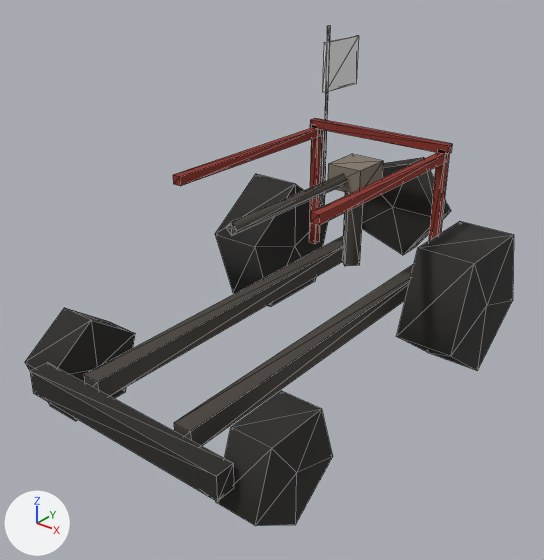
Renders of the glTF model assets/dist/raider_vehicle_buggy/lod2.glb from each side of a commit.
The view is the same before and after, from a 50 mm camera at (3.12, -4.12, 3.35) aimed at (-0.02, -0.19, 0.91). Lighting does not change. The marker at lower left points along +X, +Y and +Z. The picture after the commit comes second. Mesh edges are drawn as thin lines. Vertices at exactly the same position are counted once.

Objects in the first picture: 'raider_vehicle_buggy'.
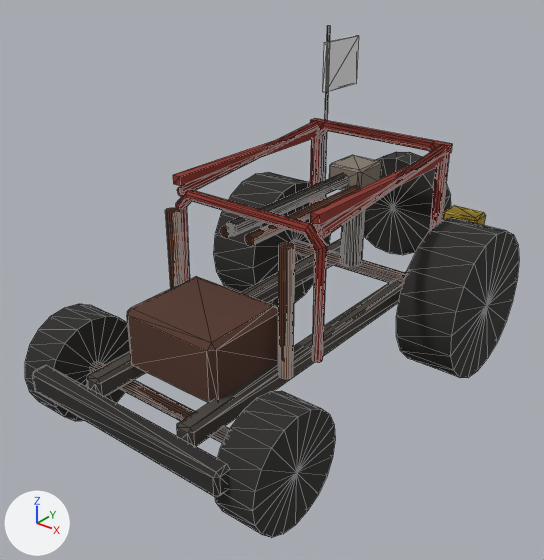
What differs and where, as boxes (x1, y1, x2, y2) in the pictures (544 x 560 px):
'raider_vehicle_buggy', reshaped: before (25, 26, 514, 526); after (25, 25, 519, 538)
part 1 of me_raider_vehicle_buggy, added: after (292, 240, 406, 283)
part 2 of me_raider_vehicle_buggy, added: after (92, 362, 230, 443)
part 3 of me_raider_vehicle_buggy, added: after (278, 242, 295, 379)
part 4 of me_raider_vehicle_buggy, added: after (165, 208, 184, 289)
part 5 of me_raider_vehicle_buggy, added: after (220, 226, 231, 238)
part 6 of me_raider_vehicle_buggy, added: after (245, 186, 360, 246)
part 7 of me_raider_vehicle_buggy, rebuilt (10% shorter): before (328, 154, 383, 193); after (329, 155, 382, 190)
part 8 of me_raider_vehicle_buggy, rebuilt: before (30, 362, 234, 502); after (33, 365, 229, 497)
part 9 of me_raider_vehicle_buggy, rebuilt: before (174, 264, 414, 446); after (177, 271, 407, 446)
part 10 of me_raider_vehicle_buggy, rebuilt (mostly hidden afterwards): before (84, 236, 343, 396); after (87, 239, 341, 396)
part 11 of me_raider_vehicle_buggy, added: after (312, 125, 447, 229)
part 12 of me_raider_vehicle_buggy, added: after (176, 189, 327, 363)
part 13 of me_raider_vehicle_buggy, added (brown): after (127, 276, 278, 403)
part 14 of me_raider_vehicle_buggy, added (yellow): after (443, 206, 486, 225)
part 15 of me_raider_vehicle_buggy, added: after (317, 146, 446, 238)
part 16 of me_raider_vehicle_buggy, added: after (177, 121, 318, 197)
part 17 of me_raider_vehicle_buggy, added: after (213, 25, 519, 378)
part 18 of me_raider_vehicle_buggy, added (black): after (215, 391, 335, 538)
part 19 of me_raider_vehicle_buggy, added (black): after (25, 304, 130, 421)

The change, as a list of edits to the scene's bpy script:
```text
Change me_raider_vehicle_buggy:
    remove me_raider_vehicle_buggy.from_pydata(...)  # 168 vertices, 264 faces; spans x -1.17..1.17, y -1.77..1.85, z 0.0..2.5
    add me_raider_vehicle_buggy.from_pydata(...)  # 918 vertices, 1716 faces; spans x -1.17..1.17, y -1.77..1.85, z 0.0..2.5
    me_raider_vehicle_buggy part 1: a new loose piece, a 20-sided cylinder along x spanning x -0.85..0.85, y 0.94..1.06, z 0.54..0.66, in mat_rust_dark (brown #55372b)
    me_raider_vehicle_buggy part 2: a new loose piece, a 20-sided cylinder along x spanning x -0.8..0.8, y -1.35..-1.25, z 0.35..0.45, in mat_rust_dark (brown #55372b)
    me_raider_vehicle_buggy part 3: a new loose piece, a 20-sided cylinder along z spanning x 0.45..0.55, y -0.75..-0.65, z 0.55..1.5, in mat_rust_metal (brown #7a4b34)
    me_raider_vehicle_buggy part 4: a new loose piece, a 20-sided cylinder along z spanning x -0.55..-0.45, y -0.75..-0.65, z 0.55..1.5, in mat_rust_metal (brown #7a4b34)
    me_raider_vehicle_buggy part 5: a new loose piece, a 20-sided cylinder along y spanning x -0.15..-0.07, y -0.6..0.7, z 1.36..1.44, in mat_rust_metal (brown #7a4b34)
    me_raider_vehicle_buggy part 6: a new loose piece, a 20-sided cylinder along y spanning x 0.07..0.15, y -0.6..0.7, z 1.36..1.44, in mat_rust_metal (brown #7a4b34)
    me_raider_vehicle_buggy part 7: the loose piece of 8 vertices spanning x -0.15..0.15, y 0.68..1.02, z 1.37..1.57 is rebuilt with 24 vertices and now spans x -0.15..0.15, y 0.68..1.02, z 1.37..1.57
    me_raider_vehicle_buggy part 8: the loose piece of 8 vertices spanning x -0.85..0.85, y -1.77..-1.63, z 0.4..0.58 is rebuilt with 24 vertices and now spans x -0.85..0.85, y -1.77..-1.63, z 0.4..0.58
    me_raider_vehicle_buggy part 9: the loose piece of 8 vertices spanning x 0.35..0.49, y -1.6..1.5, z 0.45..0.61 is rebuilt with 24 vertices and now spans x 0.35..0.49, y -1.6..1.5, z 0.45..0.61
    me_raider_vehicle_buggy part 10: the loose piece of 8 vertices spanning x -0.49..-0.35, y -1.6..1.5, z 0.45..0.61 is rebuilt with 24 vertices and now spans x -0.49..-0.35, y -1.6..1.5, z 0.45..0.61
    me_raider_vehicle_buggy part 11: a new loose piece of 62 vertices spanning x -0.64..0.64, y 1.11..1.19, z 0.62..1.76, in mat_scrap_metal_red (red #8c3228)
    me_raider_vehicle_buggy part 12: a new loose piece of 62 vertices spanning x -0.66..0.66, y -0.54..-0.46, z 0.62..1.59, in mat_scrap_metal_red (red #8c3228)
    me_raider_vehicle_buggy part 13: a new loose piece of 24 vertices spanning x -0.4..0.4, y -1.3..-0.6, z 0.55..1.01, in mat_rust_dark (brown #55372b)
    me_raider_vehicle_buggy part 14: a new loose piece of 24 vertices spanning x 0.53..0.83, y 1.4..1.6, z 0.72..1.12, in mat_tank_yellow (yellow #b39a2e)
    me_raider_vehicle_buggy part 15: a new loose piece of 22 vertices spanning x 0.57..0.65, y -0.5..1.15, z 1.52..1.75, in mat_scrap_metal_red (red #8c3228)
    me_raider_vehicle_buggy part 16: a new loose piece of 22 vertices spanning x -0.65..-0.57, y -0.5..1.15, z 1.52..1.75, in mat_scrap_metal_red (red #8c3228)
    me_raider_vehicle_buggy part 17: 158 vertices added at x -1.17..1.17, y -0.65..1.74, z 0.0..2.5
    me_raider_vehicle_buggy part 18: 30 vertices added at x 0.75..1.05, y -1.7..-0.9, z 0.02..0.8
    me_raider_vehicle_buggy part 19: 30 vertices added at x -1.05..-0.75, y -1.7..-0.9, z 0.0..0.78
    add me_raider_vehicle_buggy.materials.append(mat_rust_dark)  # brown #55372b
    add me_raider_vehicle_buggy.materials.append(mat_rust_metal)  # brown #7a4b34
    add me_raider_vehicle_buggy.materials.append(mat_tank_yellow)  # yellow #b39a2e
```
